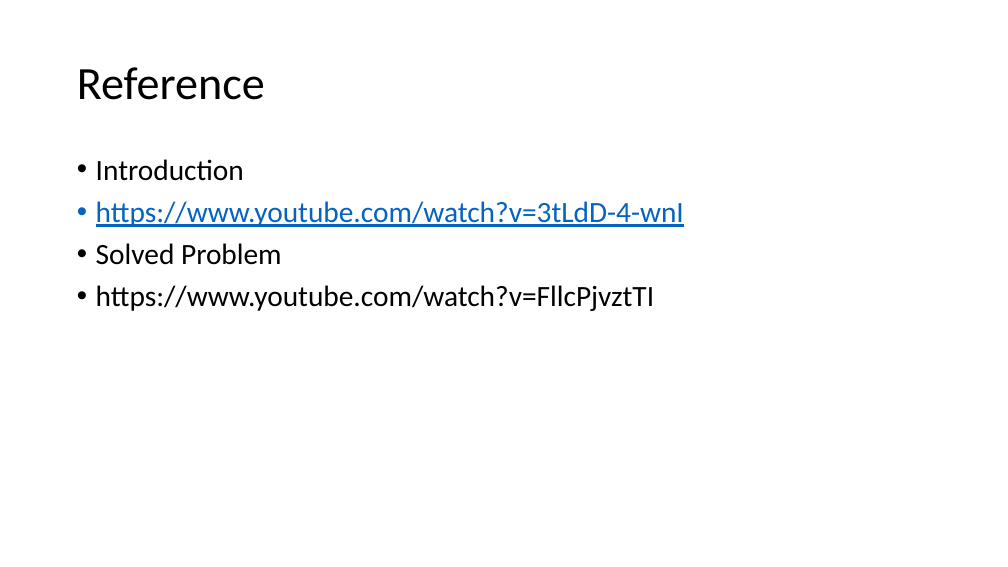
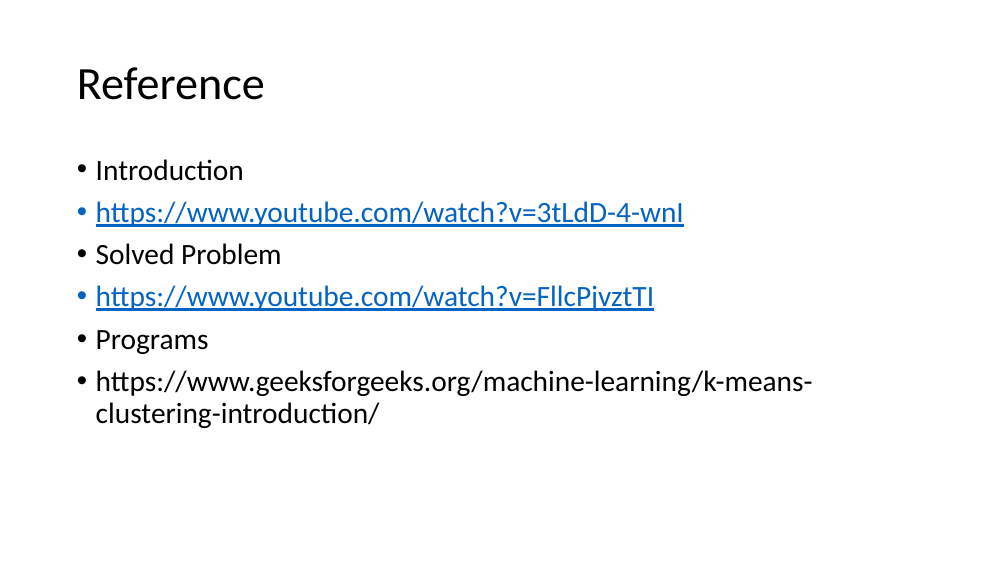
Before and after one commit to raghuprasadks/ml2, a slide deck: slide 16 of presentation/3-Ensemble-Kmeansclustering.pptx. Drawn at 1008x567 pixels with LibreOffice and Linux fonts; fonts in the diff are those of the drawing. Boxes give left, top, right and bottom in pixels: in the first picture for what was removed or moved away, otherwise in the second. Text is boxed around its words. In the diff, an @@ line names an element or a change of style, - is before the commit and + after.

```diff
--- a/presentation/3-Ensemble-Kmeansclustering.pptx
+++ b/presentation/3-Ensemble-Kmeansclustering.pptx
@@ text at box(96, 285, 654, 311): text colour #000000 to #0563C1, underline on in "https://www.youtube.com/watch?v=FllcPjvztTI" @@
@@ text at box(96, 330, 813, 428): paragraphs added @@
+• Programs
+• https://www.geeksforgeeks.org/machine-learning/k-means-clustering-introduction/
```
Also in this commit, not shown: 3 other files.
